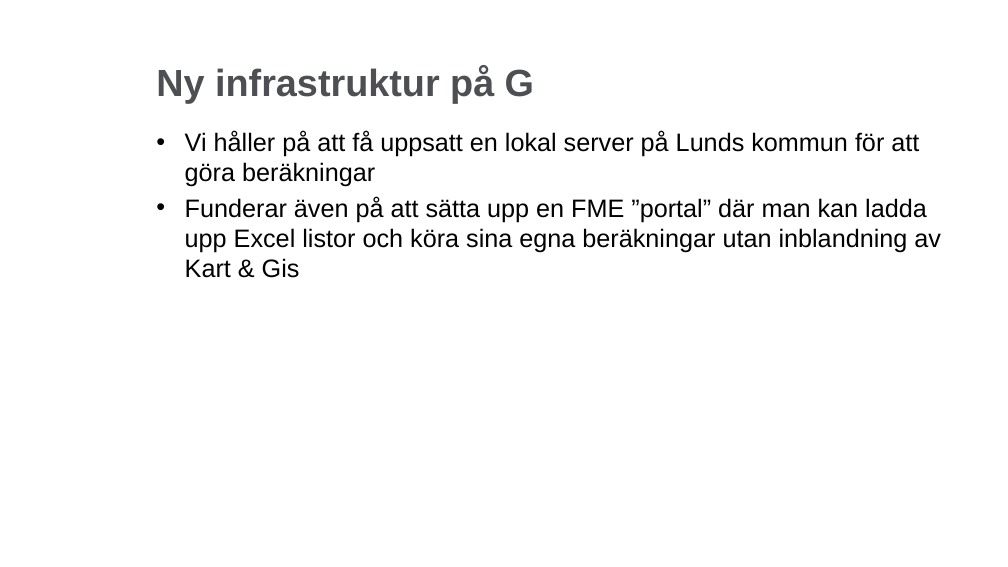
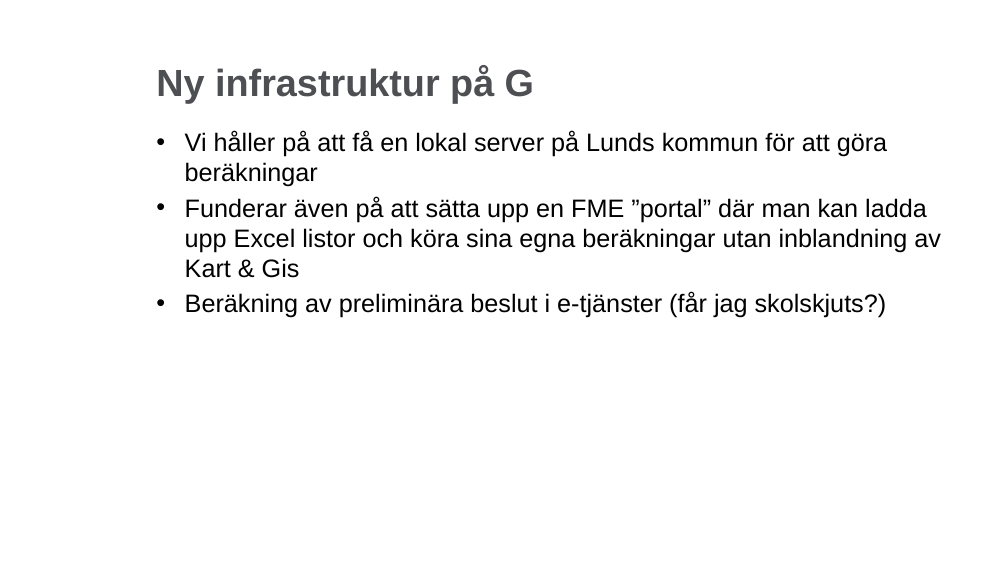
Before and after one commit to lundopendata/relativnarhet, a slide deck: slide 16 of RelativNarhetGeodatasamverkan2018.pptx. Drawn at 1008x567 pixels with LibreOffice and Linux fonts; fonts in the diff are those of the drawing; background and template pictures are left out. Boxes give left, top, right and bottom in pixels: in the first picture for what was removed or moved away, otherwise in the second. Text is boxed around its words. In the diff, an @@ line names an element or a change of style, - is before the commit and + after.

Commit message:
framtida användning E-tjänst

```diff
--- a/RelativNarhetGeodatasamverkan2018.pptx
+++ b/RelativNarhetGeodatasamverkan2018.pptx
@@ text at (185,131,887,187): text changed @@
-• Vi håller på att få uppsatt en lokal server på Lunds kommun för att göra beräkningar
+• Vi håller på att få en lokal server på Lunds kommun för att göra beräkningar
@@ text at (185,292,887,318): paragraph added @@
+• Beräkning av preliminära beslut i e-tjänster (får jag skolskjuts?)
```
